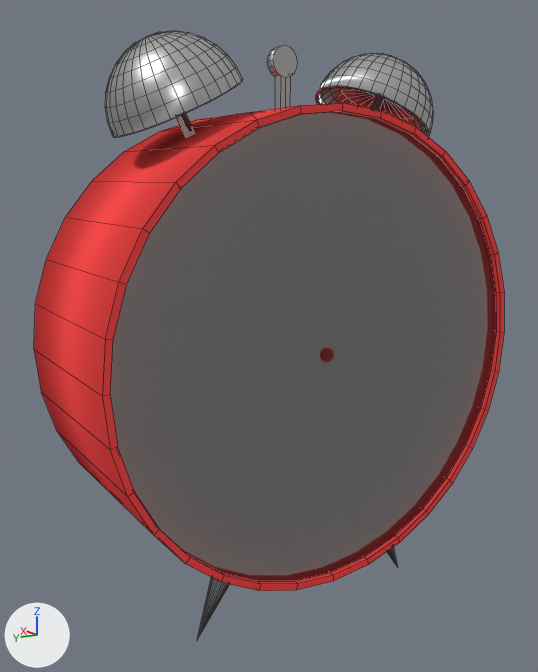
The Blender file 01-Models/sl-wecker.blend: old version first, new version second.
One viewpoint serves both versions: a 50 mm lens placed at (-9.81, 6.55, 6.21), pointed at (0.25, 0.16, 3.66). Arrows for +X, +Y and +Z are at lower left; the lights stay in place. Mesh edges are drawn as thin lines.
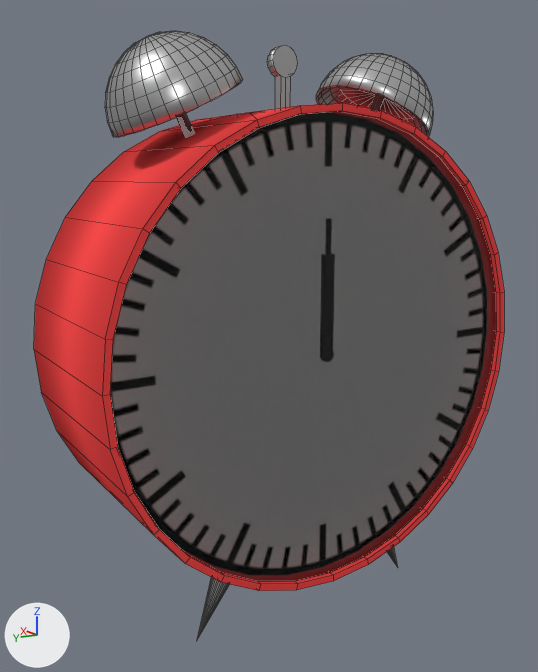
Commit message: wecker
wecker so ziemlich fertig

Changed parts and their boxes (x1, y1, x2, y2) in the pictures (538 x 672 px):
'Cylinder', surface changed, reshaped (grey to black): (34, 30, 504, 640) in both
part 1 of me_cylinder, cut back: (204, 66, 429, 137) in both

Edits to the bpy script that builds the scene:
```text
Add img_sl_ziffern_png:
    img_sl_ziffern_png = load_image('sl-ziffern.png', '../02-Textures/sl-ziffern.png', 500, 500, 'sRGB')
Change mat_ziffernblatt:
    remove mat_ziffernblatt.base_color = (1.0, 1.0, 1.0)  # white #ffffff
    add mat_ziffernblatt.texture = img_sl_ziffern_png
Add mat_schwarz:
    mat_schwarz = diffuse_material('schwarz')
    mat_schwarz.base_color = (0.0332, 0.0332, 0.0332)  # black #333333
Change me_cylinder:
    used by ob_cylinder; location = (-1.02, -0.02, 3.59); rotation_euler = (0.0, -1.571, 0.0), in degrees (0, -90, 0); scale = (3.6, 3.6, 1.5)
    remove me_cylinder.from_pydata(...)  # 1372 vertices, 1419 faces; spans x -1.21..1.27, y -1.0..1.0, z -1.78..0.22
    add me_cylinder.from_pydata(...)  # 1238 vertices, 1163 faces; spans x -1.21..1.27, y -1.0..1.0, z -1.78..0.22
    me_cylinder part 1
    134 vertices are removed from x 0.87..1.11, y -0.74..0.74, z -1.44..-0.11
    336 faces are deleted
    74 new faces join them, mat_metal, smooth
    6 new faces join them, mat_farbe (red #ff4d4d)
    add me_cylinder.materials.append(mat_schwarz)  # black #333333
```
